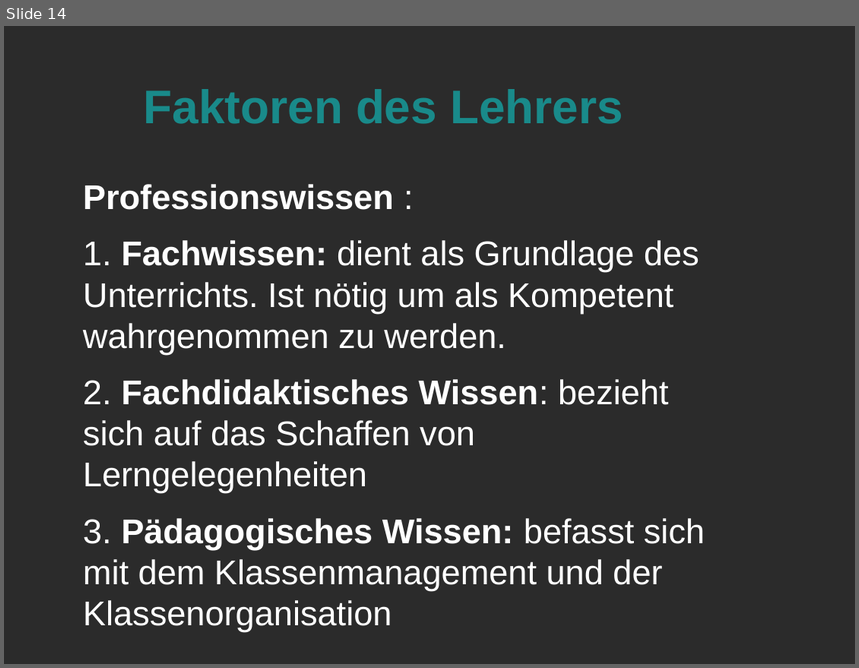
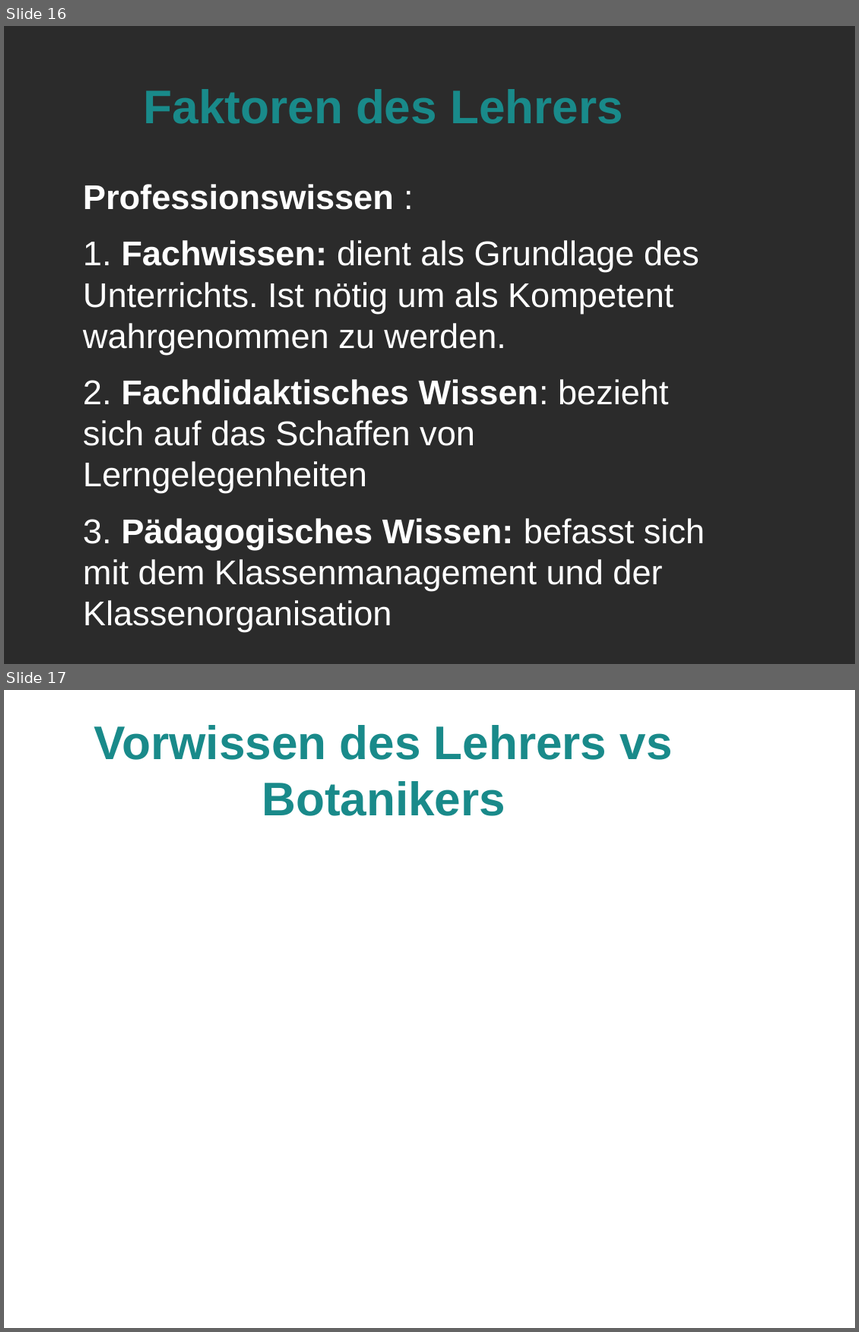
Before and after one commit to LorenzMueller/SS19, a slide deck: Mathe Didaktik/Präsentation.odp. Shown one above the other, each under a label of ours: slide 14 before the commit, slides 16 and 17 after it. The pictures are 859x668 and 859x1332 pixels, drawn with LibreOffice and Linux fonts; fonts in the diff are those of the drawing; background and template pictures are left out; a plain dark background stands for a picture behind light text. Boxes give left, top, right and bottom in pixels: in the first picture for what was removed or moved away, otherwise in the second. Text is boxed around its words. In the diff, an @@ line names an element or a change of style, - is before the commit and + after.

```diff
--- a/Mathe Didaktik/Präsentation.odp
+++ b/Mathe Didaktik/Präsentation.odp
@@ slide 17 added at <box>4,690,855,1328</box>, background picture (left out) @@
@@ title added at <box>94,725,673,816</box>, 44 pt, text #198A8A, bold @@
+Vorwissen des Lehrers vs Botanikers
@@ what was slide 14 is now slide 16 @@
```
Also in this commit, not shown: 4 slides changed, 4 other slides added, 2 other files.
